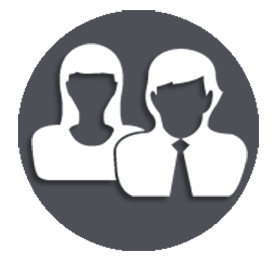
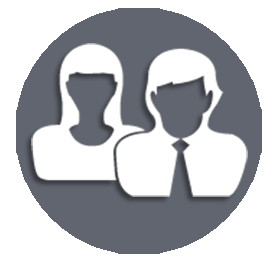
Revision of a layered (276, 265) image; what changed, layer by layer:
renamed "Tono/saturación 1" to "circle", painted on it over [16,8,262,254]
